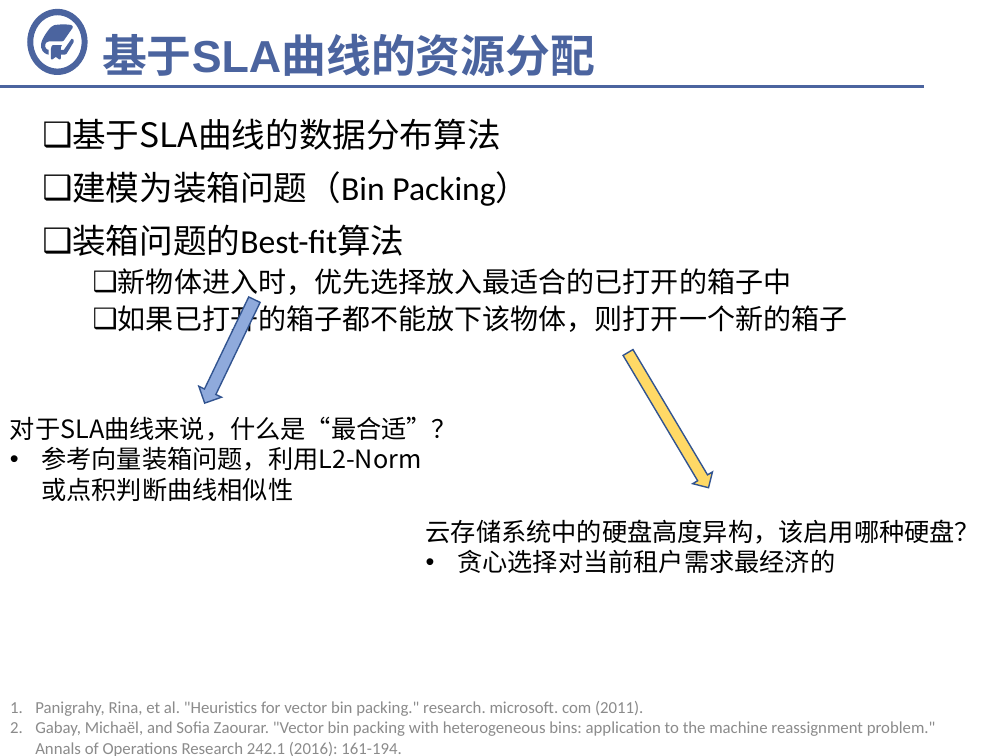
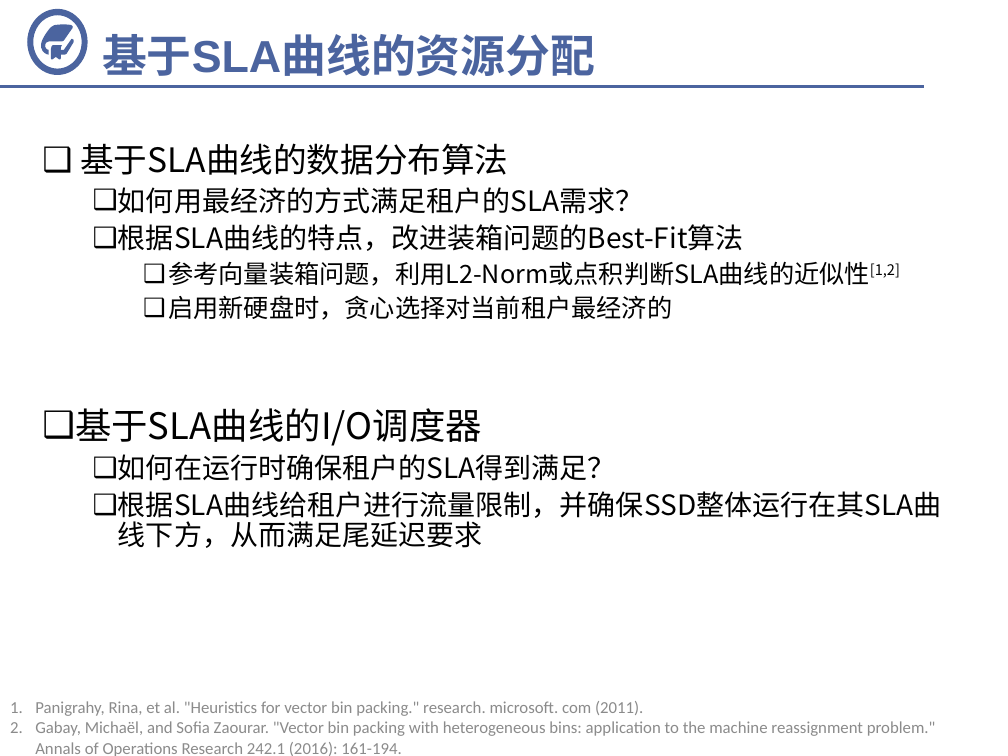
Before and after one commit to fandahao17/undergrad-thesis, a slide deck: slide 12 of 答辩.pptx (slide 13 before the commit). Drawn at 1008x756 pixels with LibreOffice and Linux fonts; fonts in the diff are those of the drawing; background and template pictures are left out. Boxes give left, top, right and bottom in pixels: in the first picture for what was removed or moved away, otherwise in the second. Text is boxed around its words. In the diff, an @@ line names an element or a change of style, - is before the commit and + after.

Commit message:
Final update slides

```diff
--- a/答辩.pptx
+++ b/答辩.pptx
@@ text "基于SLA曲线的数据分布算法" moved from (x1=72, y1=118, x2=847, y2=337) to (x1=75, y1=143, x2=942, y2=548) @@
@@ text at (x1=80, y1=143, x2=508, y2=175): indent changed @@
@@ text at (x1=75, y1=187, x2=942, y2=548): text changed @@
-❑ 建模为装箱问题（Bin Packing）
-❑ 装箱问题的Best-fit算法
-  ❑ 新物体进入时，优先选择放入最适合的已打开的箱子中
-  ❑ 如果已打开的箱子都不能放下该物体，则打开一个新的箱子
+  ❑ 如何用最经济的方式满足租户的SLA需求？
+  ❑ 根据SLA曲线的特点，改进装箱问题的Best-Fit算法
+    ❑ 参考向量装箱问题，利用L2-Norm或点积判断SLA曲线的近似性[1,2]
+    ❑ 启用新硬盘时，贪心选择对当前租户最经济的
+❑ 基于SLA曲线的I/O调度器
+  ❑ 如何在运行时确保租户的SLA得到满足？
+  ❑ 根据SLA曲线给租户进行流量限制，并确保SSD整体运行在其SLA曲线下方，从而满足尾延迟要求
@@ down arrow removed at (x1=193, y1=295, x2=266, y2=409) @@
@@ down arrow removed at (x1=619, y1=347, x2=719, y2=494) @@
@@ text removed at (x1=10, y1=416, x2=457, y2=471) @@
-对于SLA曲线来说，什么是“最合适”？
-• 参考向量装箱问题，利用L2-Norm或点积判断曲线相似性
@@ text removed at (x1=426, y1=519, x2=980, y2=573) @@
-云存储系统中的硬盘高度异构，该启用哪种硬盘？
-• 贪心选择对当前租户需求最经济的
```
Also in this commit, not shown: 9 other slides changed, 1 slide added, 4 slides removed.
